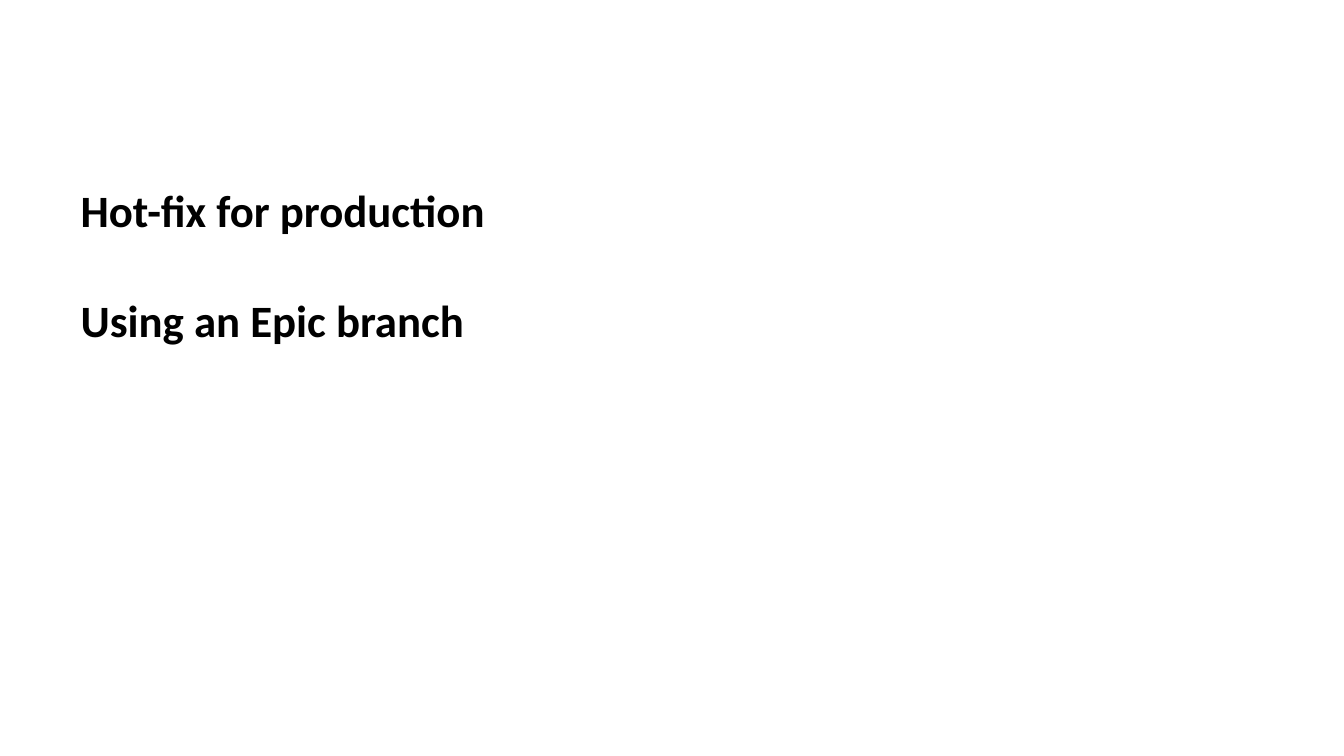
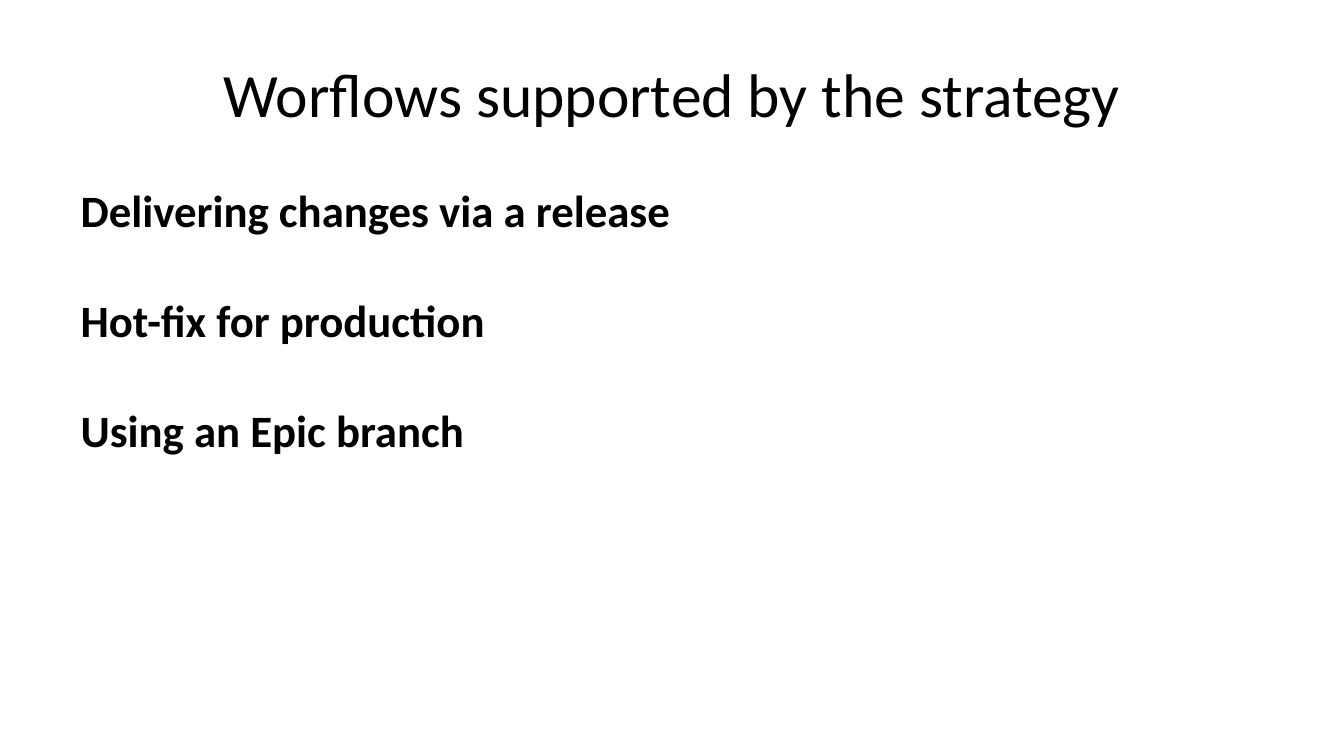
Before and after one commit to ijmitch/ukgse-2024-devops-git, a slide deck: slide 12 of docs/p1.pptx (slide 9 before the commit). Drawn at 1344x756 pixels with LibreOffice and Linux fonts; fonts in the diff are those of the drawing. Boxes give left, top, right and bottom in pixels: in the first picture for what was removed or moved away, otherwise in the second. Text is boxed around its words. In the diff, an @@ line names an element or a change of style, - is before the commit and + after.

```diff
--- a/docs/p1.pptx
+++ b/docs/p1.pptx
@@ title added at [224,74,1119,128], 33 pt, text #000000 @@
+Worflows supported by the strategy
@@ text at [81,195,670,235]: paragraph added @@
+Delivering changes via a release
```
Also in this commit, not shown: 3 other slides changed, 4 slides added, 1 slide removed, 16 other files.
